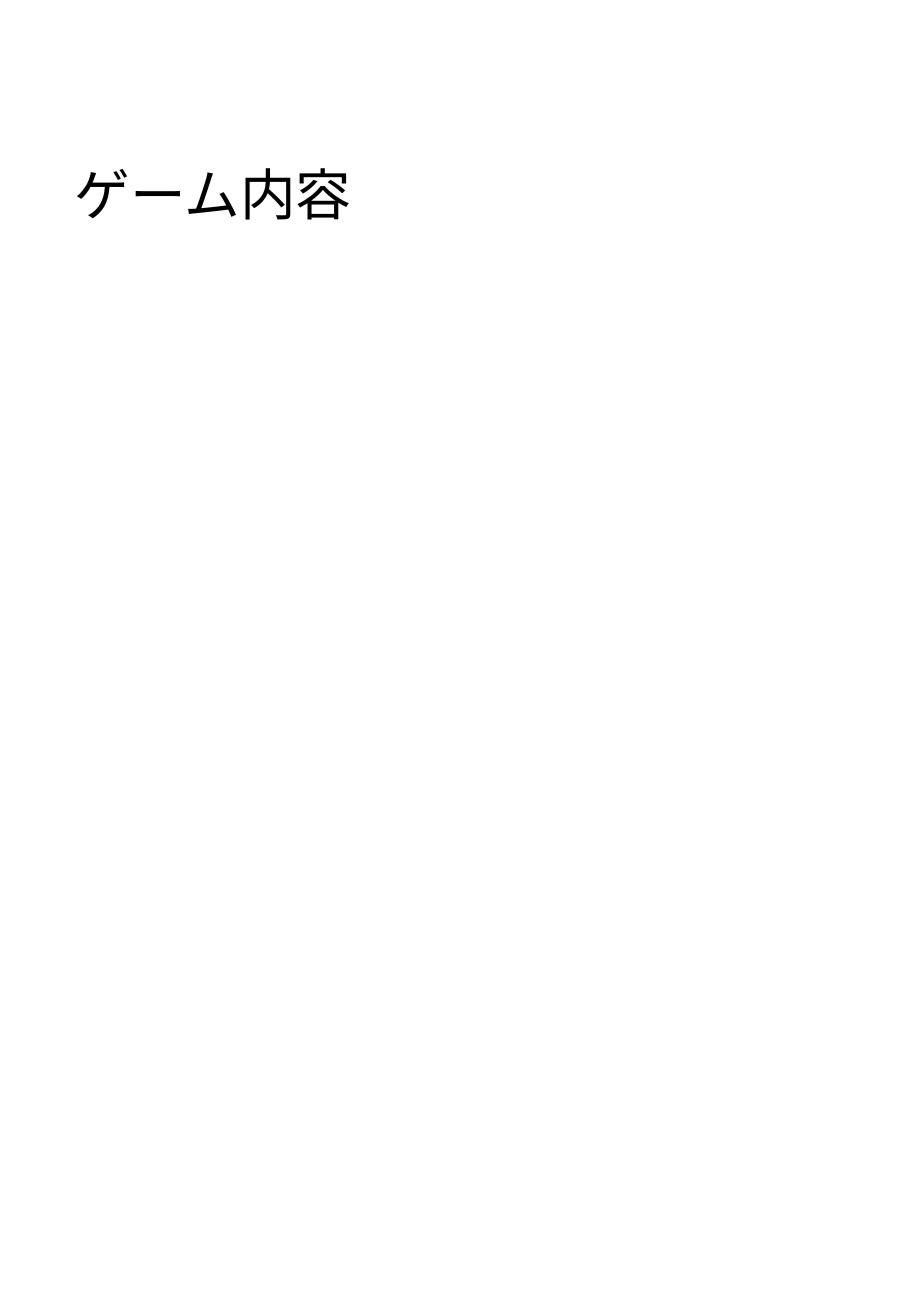
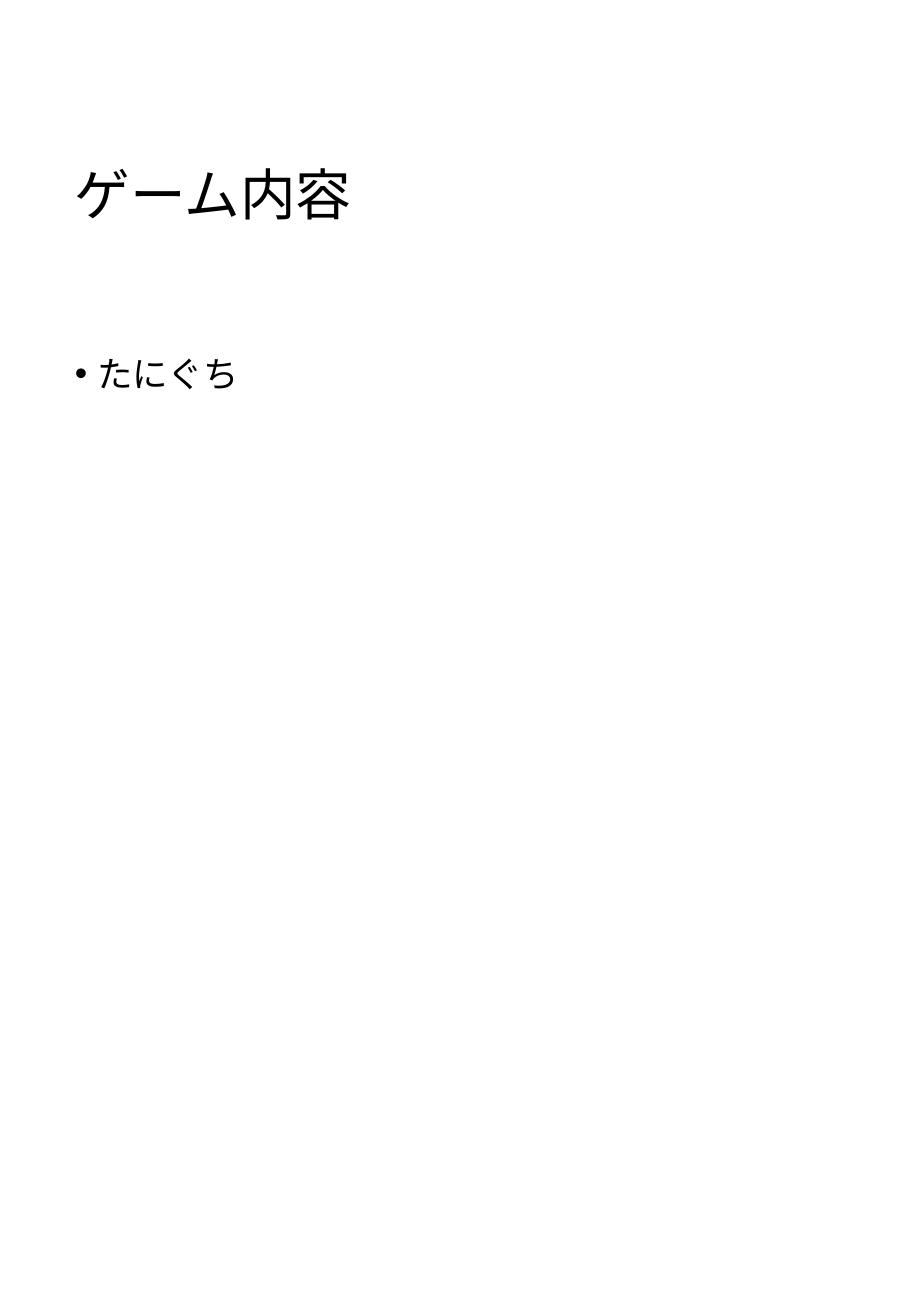
Before and after one commit to TomoyaKanazaki/Graduation, a slide deck: slide 4 of 99_pranning/卒プレアーカイブ.pptx (slide 3 before the commit). Drawn at 911x1316 pixels with LibreOffice and Linux fonts; fonts in the diff are those of the drawing. Boxes give left, top, right and bottom in pixels: in the first picture for what was removed or moved away, otherwise in the second. Text is boxed around its words. In the diff, an @@ line names an element or a change of style, - is before the commit and + after.

```diff
--- a/99_pranning/卒プレアーカイブ.pptx
+++ b/99_pranning/卒プレアーカイブ.pptx
@@ text added at [98, 358, 239, 389], 21 pt, text #000000 @@
+• たにぐち
```
Also in this commit, not shown: 8 other slides changed, 1 slide added, 1 slide removed.
